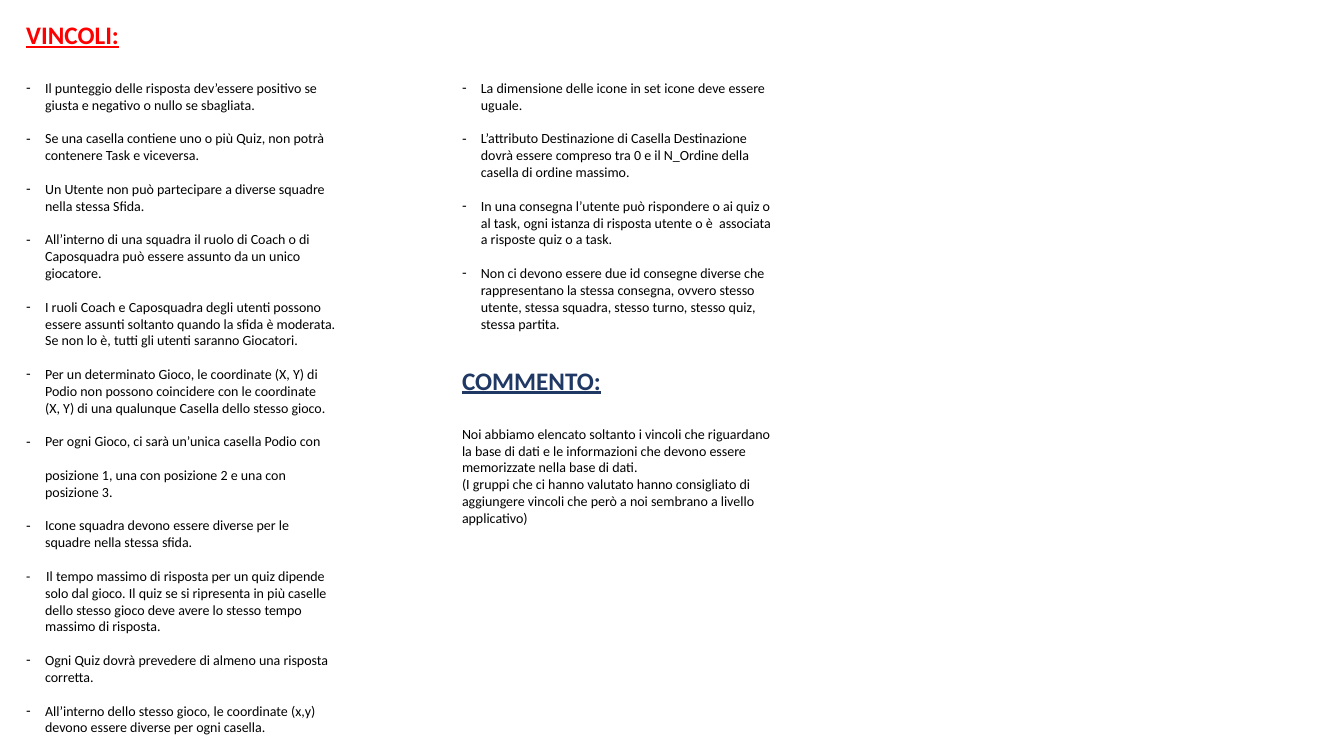
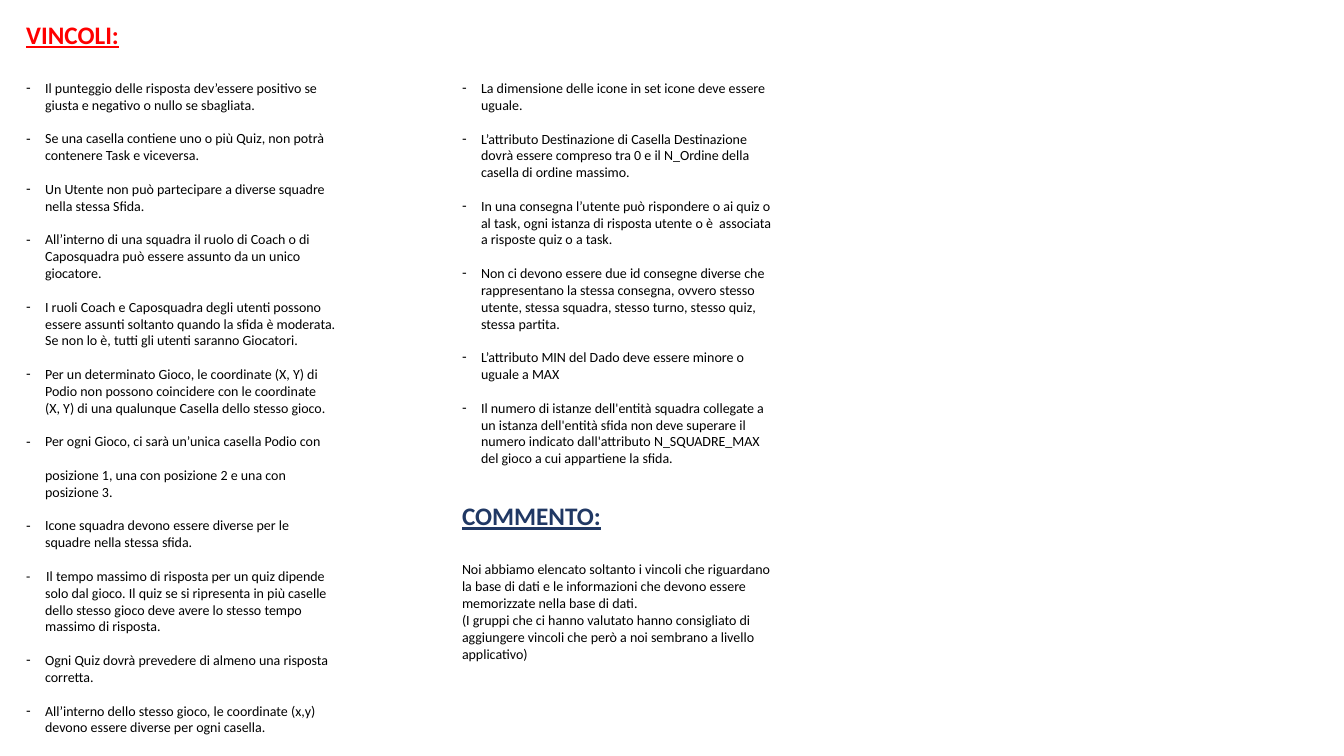
Before and after one commit to DavideGit-cs/BD_Progetto_Gruppo11, a slide deck: slide 4 of Vincoli_Domini_BDProgetto_finale.pptx. Drawn at 1344x756 pixels with LibreOffice and Linux fonts; fonts in the diff are those of the drawing. Boxes give left, top, right and bottom in pixels: in the first picture for what was removed or moved away, otherwise in the second. Text is boxed around its words. In the diff, an @@ line names an element or a change of style, - is before the commit and + after.

```diff
--- a/Vincoli_Domini_BDProgetto_finale.pptx
+++ b/Vincoli_Domini_BDProgetto_finale.pptx
@@ text at (481,352,764,466): paragraphs added @@
+– L’attributo MIN del Dado deve essere minore o uguale a MAX
+– Il numero di istanze dell'entità squadra collegate a un istanza dell'entità sfida non deve superare il numero indicato dall'attributo N_SQUADRE_MAX del gioco a cui appartiene la sfida.
@@ text "COMMENTO:": place and size @@
-text "COMMENTO:" at (462,373,770,526)
+text "COMMENTO:" at (462,508,770,662)
```
Also in this commit, not shown: 2 other slides changed, 15 slides added, 1 slide removed, 1 other file.
